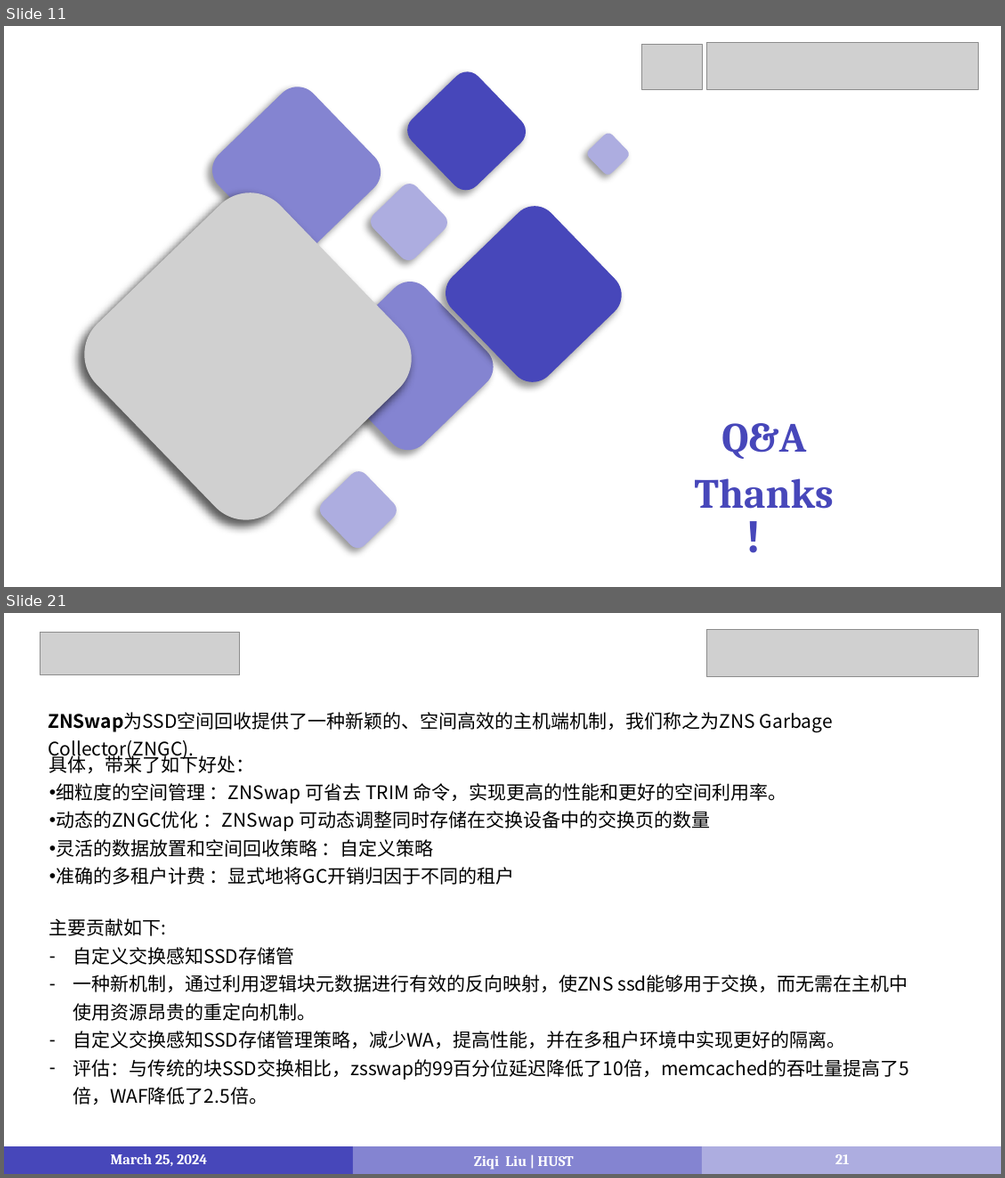
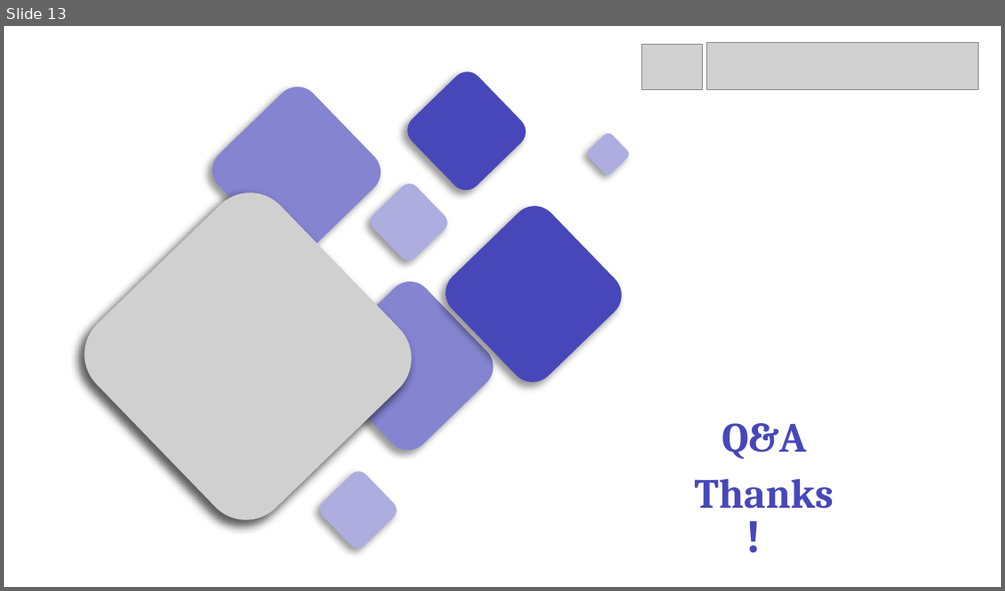
Before and after one commit to LiuziqiOvO/md, a slide deck: Paper/报告/5_ZoneKV .pptx. Shown one above the other, each under a label of ours: slides 11 and 21 before the commit, slide 13 after it; the slides between them are not shown. The pictures are 1005x1178 and 1005x591 pixels, drawn with LibreOffice and Linux fonts; fonts in the diff are those of the drawing; grey boxes stand for pictures. Boxes give left, top, right and bottom in pixels: in the first picture for what was removed or moved away, otherwise in the second. Text is boxed around its words. In the diff, an @@ line names an element or a change of style, - is before the commit and + after.

```diff
--- a/Paper/报告/5_ZoneKV .pptx
+++ b/Paper/报告/5_ZoneKV .pptx
@@ slide 21 removed at (x1=4, y1=613, x2=1001, y2=1174), background #FFFFFF @@
@@ picture removed at (x1=40, y1=632, x2=241, y2=675) @@
@@ picture removed at (x1=707, y1=629, x2=979, y2=676) @@
@@ text removed at (x1=48, y1=712, x2=833, y2=732) @@
-ZNSwap为SSD空间回收提供了一种新颖的、空间高效的主机端机制，我们称之为ZNS Garbage Collector(ZNGC).
@@ text removed at (x1=49, y1=753, x2=787, y2=884) @@
-具体，带来了如下好处：
-• 细粒度的空间管理 ：ZNSwap 可省去 TRIM 命令，实现更高的性能和更好的空间利用率。
-• 动态的ZNGC优化 ：ZNSwap 可动态调整同时存储在交换设备中的交换页的数量
-• 灵活的数据放置和空间回收策略 ：自定义策略
-• 准确的多租户计费 ：显式地将GC开销归因于不同的租户
@@ text removed at (x1=49, y1=918, x2=909, y2=1104) @@
-主要贡献如下:
-– 自定义交换感知SSD存储管
-– 一种新机制，通过利用逻辑块元数据进行有效的反向映射，使ZNS ssd能够用于交换，而无需在主机中使用资源昂贵的重定向机制。
-– 自定义交换感知SSD存储管理策略，减少WA，提高性能，并在多租户环境中实现更好的隔离。
-– 评估：与传统的块SSD交换相比，zsswap的99百分位延迟降低了10倍，memcached的吞吐量提高了5倍，WAF降低了2.5倍。
@@ rectangle removed at (x1=4, y1=1146, x2=353, y2=1174) @@
@@ rectangle removed at (x1=353, y1=1146, x2=703, y2=1174) @@
@@ rectangle removed at (x1=702, y1=1146, x2=1001, y2=1174) @@
@@ text removed at (x1=111, y1=1153, x2=207, y2=1166) @@
-March 25, 2024
@@ text removed at (x1=474, y1=1156, x2=574, y2=1169) @@
-Ziqi Liu | HUST
@@ page number removed at (x1=835, y1=1154, x2=850, y2=1164) @@
-21
@@ what was slide 11 is now slide 13 @@
```
Also in this commit, not shown: 14 slides changed, 7 slides added, 11 other slides removed, 3 other files.
